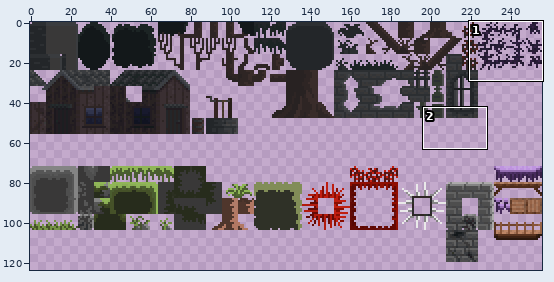
Two states of a sprite sheet, Bin/Sprites/tileset.png. The picture above shows the old version from afar; the outline marks the close-up.
Close-up. Before the edit:
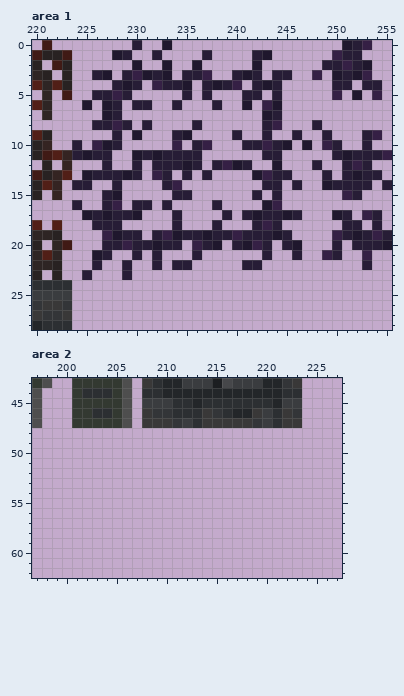
The file is 256x256 pixels. Pixels under 10% opacity are left out. Colours within 5 levels of each other are drawn and written as one. Shown: area 1: x 220..255, y 0..28; area 2: x 197..227, y 43..62. The wide view leaves out empty margins. The commit also changed other parts of the picture, which this record leaves out.
Now the later version:
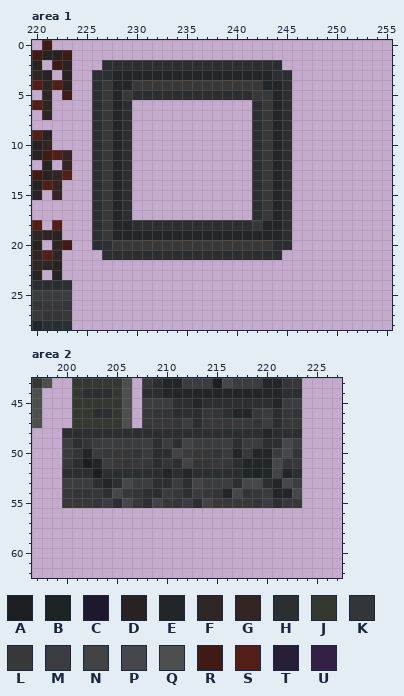
Palette (. is transparent): A #1c1e21  B #1c2424  C #1f172d  D #282222  E #232629  F #2e2524  G #342422  H #2c2f32  J #333931  K #333538  L #393838  M #3a3c3f  N #444343  P #46474a  Q #4e4e4e  R #401a15  S #511f17  T #271d36  U #352045
What changed:
Changed rows in their new state; - is an unchanged pixel.
Area 1:
first column x 224:
 0 ------.--.-----------------...--
 1 ----..--.----.----..------...---
 2 ---HHHHHHHHHHHHHHHHHH----.....--
 3 --HHEEEEEEEEEEEEEEEEHH--.-....--
 4 --HLEELLLLLLLLLLLLLEEH----..-..-
 5 --HLELHHHHHHHHHHHHLLEH----.-.-.-
 6 -.HLEH..--.---.--.HLEH----------
 7 --HLEH------------HLEH----------
 8 --HLEH-.----.-----HLEH--.-------
 9 --HLEH.---..----.-HLEH.--.---..-
10 .-HLEH----.-..---.HLEH-.-..--.--
11 ..HLEH.......-----HLEH----......
12 --HLEH.-.....-....HLEH--.--...--
13 -.HLEH.-..-.-.----HLEH---.-....-
14 ..HLEH---..-------HLEH.--.....-.
15 --HLEH----..------HLEH-----..---
16 .-HLEH..-.----.---HLEH----------
17 -.HLEH.---.----.-.HLEH.---..-..-
18 --HLEEHHHHHHHHHHHHLEEH-----..-.-
19 --HLEEEEEEEEEEEEEEEEEH----......
20 --HHLLLLLLLLLLLLLLLLHH.---.-....
21 --.HHHHHHHHHHHHHHHHHH-.--..--.--
22 --.--.--.-..-----..----------.--
23 -.---.--------------------------
Area 2:
first column x 200:
48 HHHHHHHHHHHHHHHHHHHHEHHH
49 MHKMMMMMMHMHNMMMMHMMHHPM
50 MKEMLLLKMHHNMLLKMELEEMPK
51 LHAEMLKLLHKHNKKLLHEEEPKL
52 HHHAHHHHHHEHEHHHHHEBENEH
53 MMMHEHPMMHHMHNMMMHPPHEPM
54 LKKLHPLKHHMLHMLKEPKLMEEP
55 LLLKMHPLHNLKMHNLLLLKMHLL
Changed places in both close-ups, as pixel boxes (x1, y1, x2, y2):
changed: (72, 40, 392, 280)
added: (62, 428, 302, 508)
